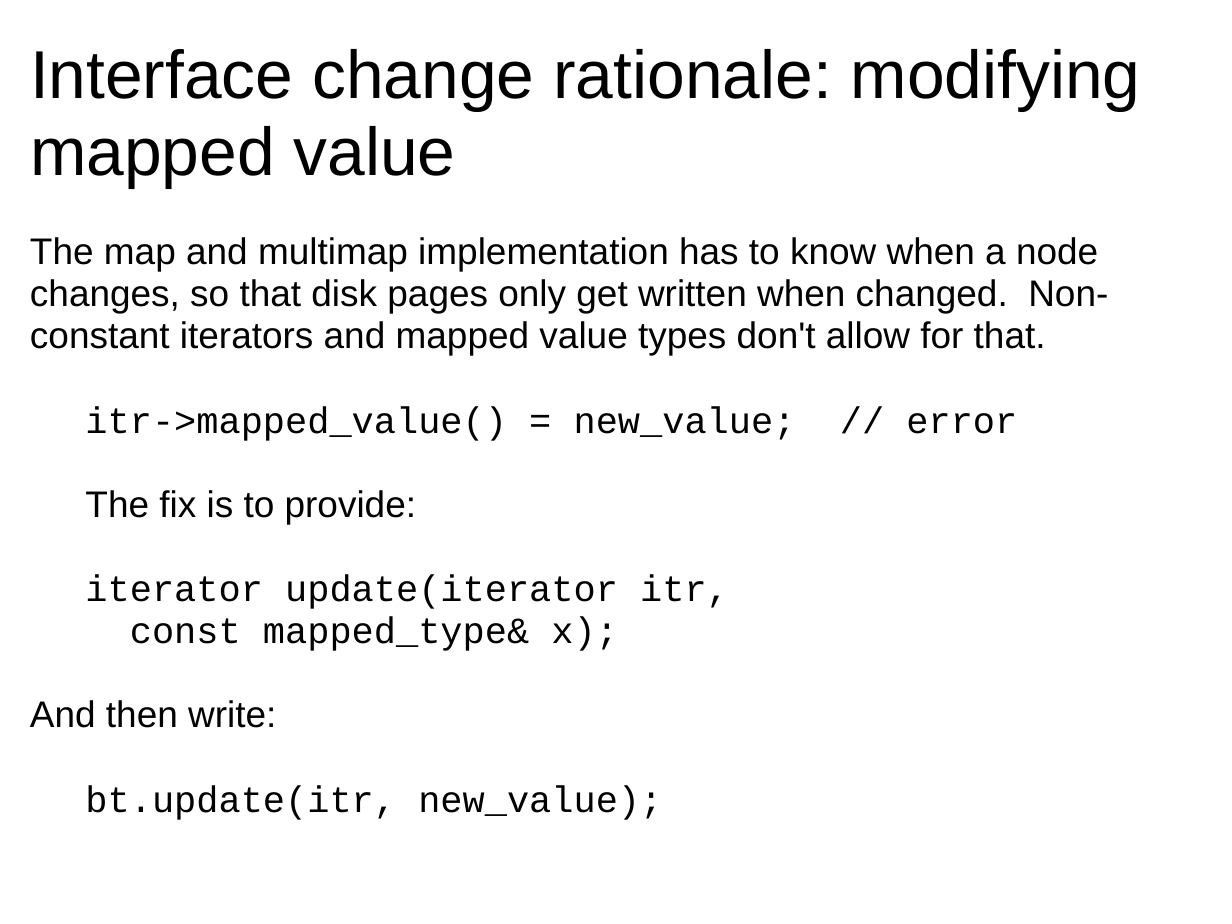
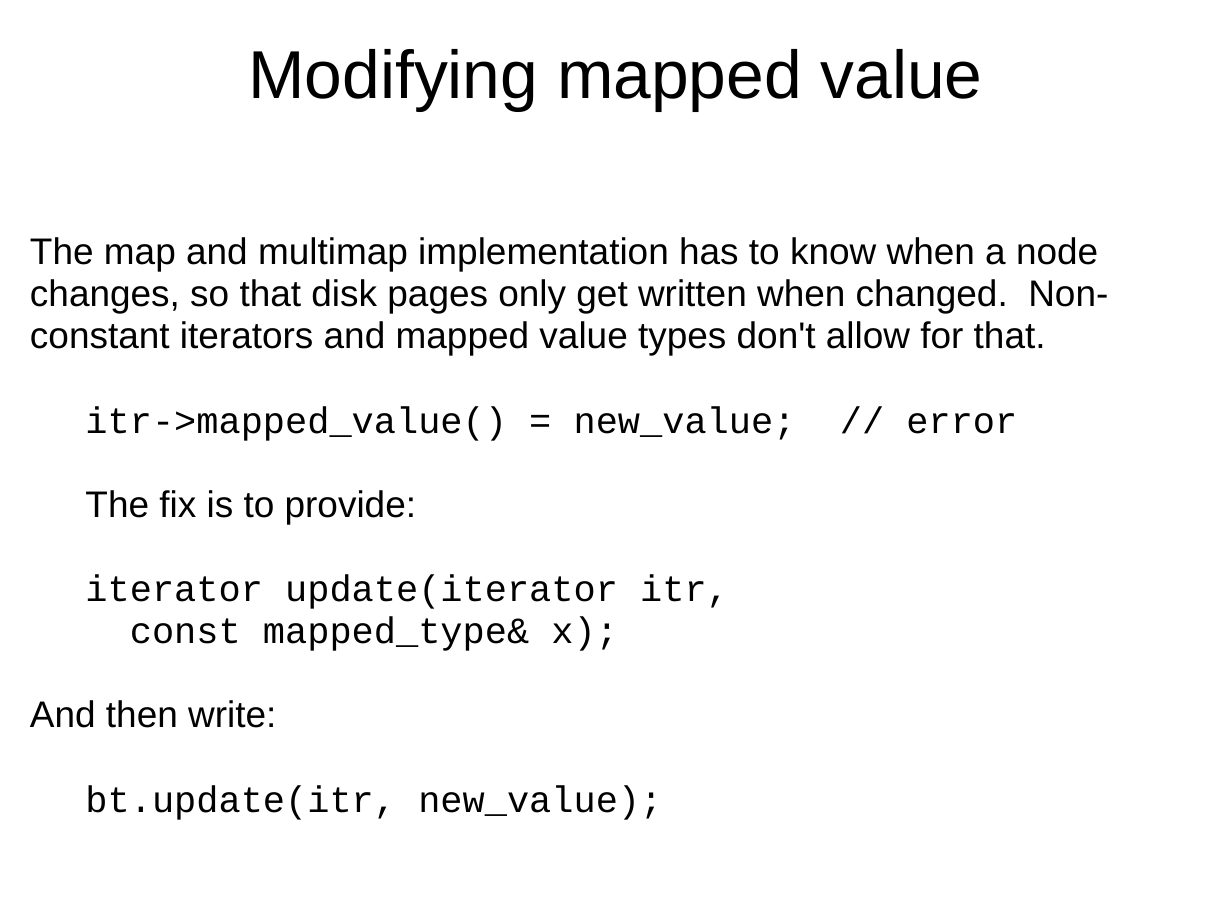
Before and after one commit to Beman/btree, a slide deck: slide 15 of libs/btree/doc/Proposed-B-tree-library.ppt (slide 14 before the commit). Drawn at 1232x924 pixels with LibreOffice and Linux fonts; fonts in the diff are those of the drawing; background and template pictures are left out. Boxes give left, top, right and bottom in pixels: in the first picture for what was removed or moved away, otherwise in the second. Text is boxed around its words. In the diff, an @@ line names an element or a change of style, - is before the commit and + after.

Commit message:
Mostly title centering and font sizes. Also add objectives slide

```diff
--- a/libs/btree/doc/Proposed-B-tree-library.ppt
+++ b/libs/btree/doc/Proposed-B-tree-library.ppt
@@ title at box(248, 49, 983, 111): text changed @@
-Interface change rationale: modifying mapped value
+Modifying mapped value
```
Also in this commit, not shown: 10 other slides changed, 1 slide added.
